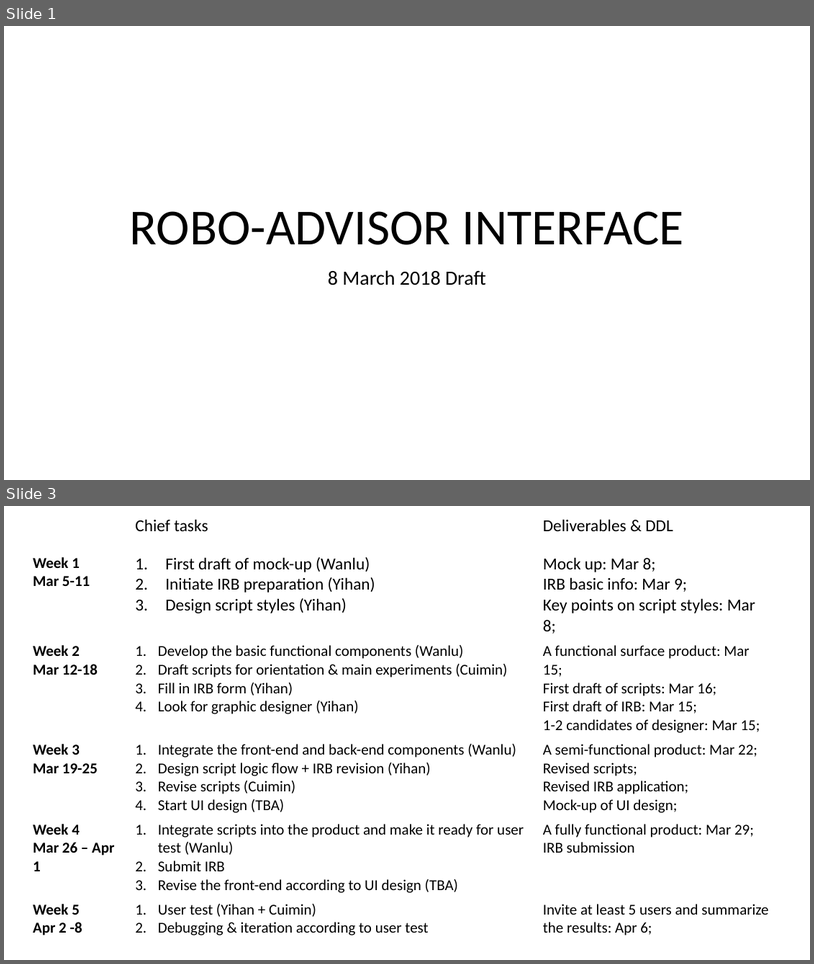
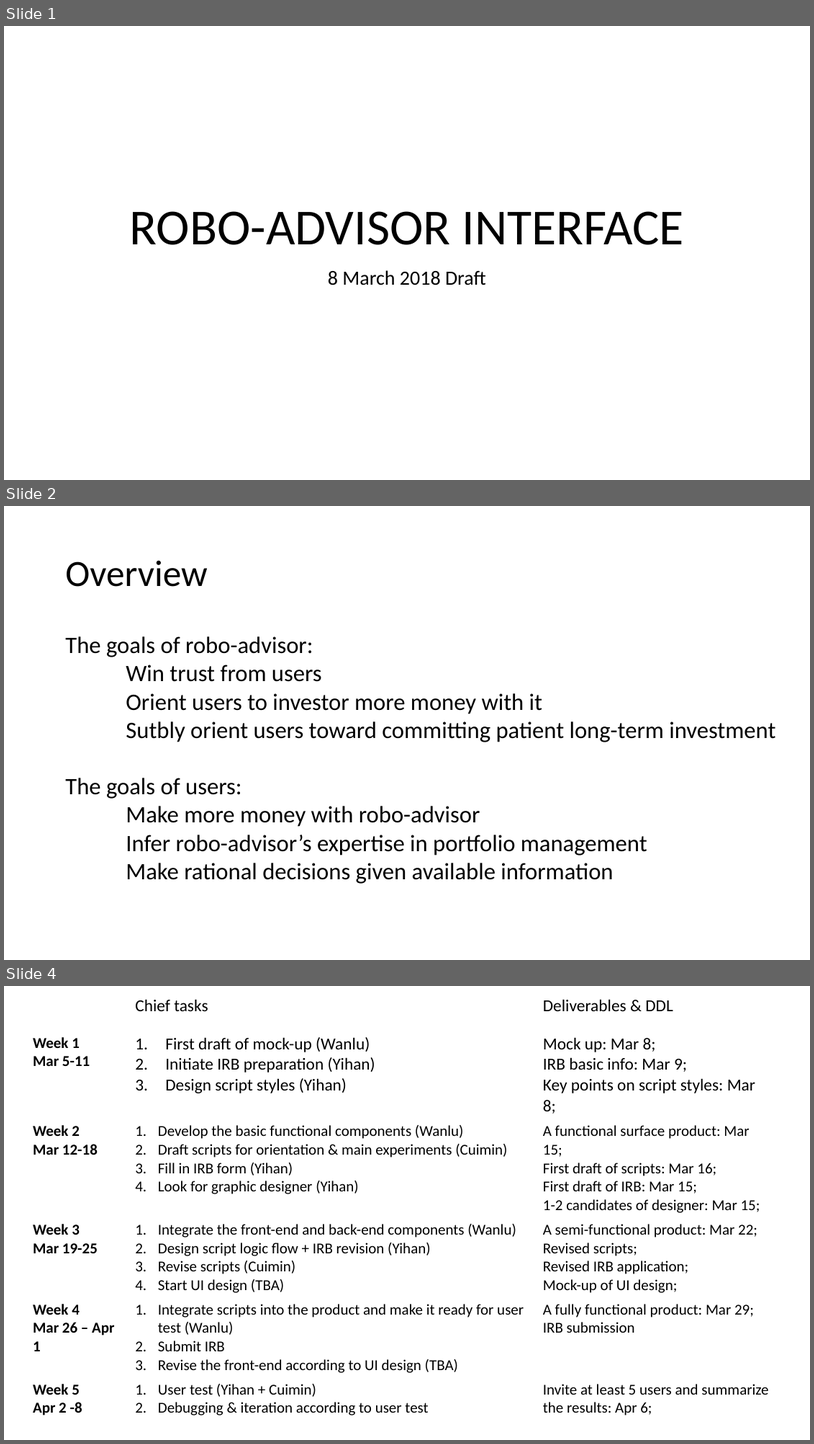
Before and after one commit to ZWLori/robo-advisor, a slide deck: images/Robo-advisor design materials.pptx. Shown one above the other, each under a label of ours: slides 1 and 3 before the commit, slides 1, 2 and 4 after it; the slides between them are not shown. The pictures are 814x964 and 814x1444 pixels, drawn with LibreOffice and Linux fonts; fonts in the diff are those of the drawing. Boxes give left, top, right and bottom in pixels: in the first picture for what was removed or moved away, otherwise in the second. Text is boxed around its words. In the diff, an @@ line names an element or a change of style, - is before the commit and + after.

```diff
--- a/images/Robo-advisor design materials.pptx
+++ b/images/Robo-advisor design materials.pptx
@@ slide 2 added at [4,506,810,960], background #FFFFFF @@
@@ title added at [65,560,207,587], 44 pt, text #000000 @@
+Overview
@@ text added at [65,636,776,883], 28 pt, text #000000 @@
+The goals of robo-advisor:
+Win trust from users
+Orient users to investor more money with it
+Sutbly orient users toward committing patient long-term investment
+The goals of users:
+Make more money with robo-advisor
+Infer robo-advisor’s expertise in portfolio management
+Make rational decisions given available information
@@ what was slide 3 is now slide 4 @@
```
Also in this commit, not shown: 1 slide changed, 1 other slide added, 2 slides removed.
